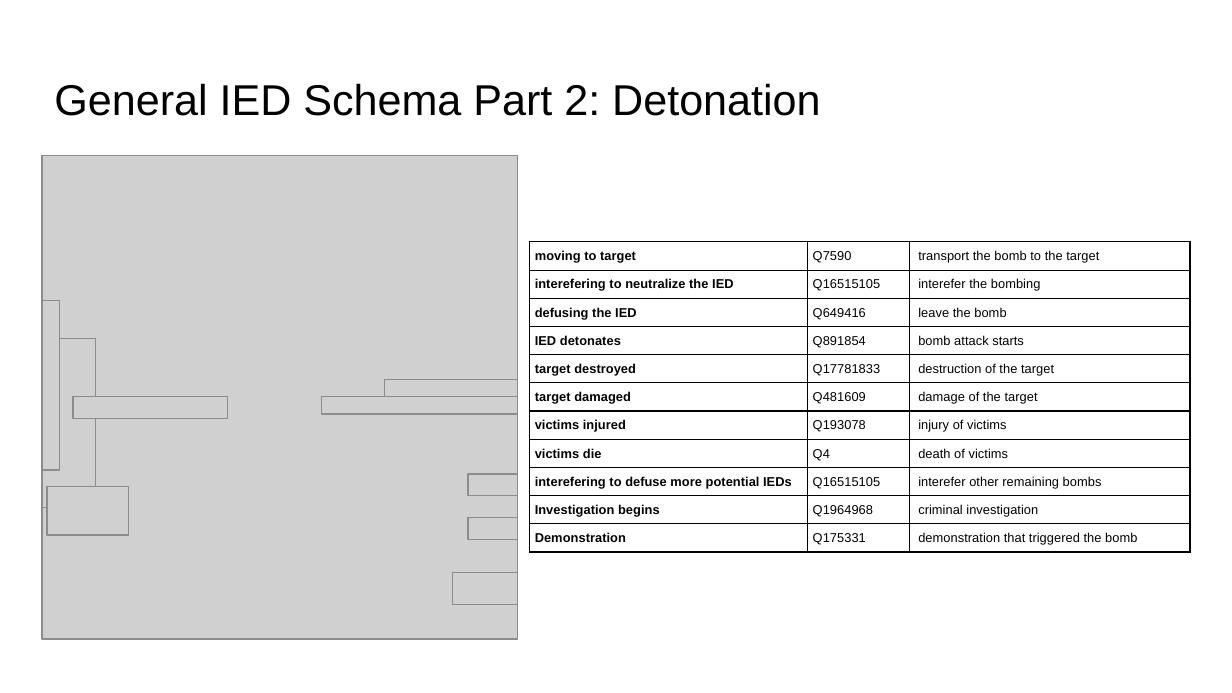
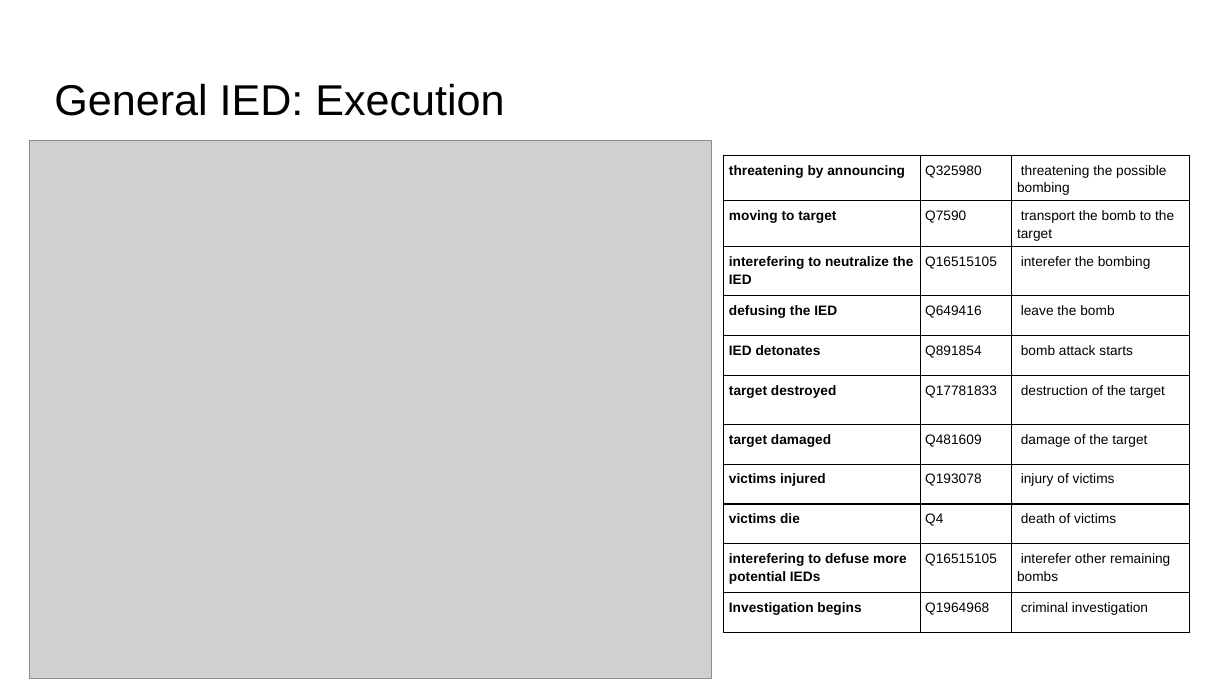
Before and after one commit to RESIN-KAIROS/schemalib, a slide deck: slide 3 of hrf/ied.pptx (slide 7 before the commit). Drawn at 1232x693 pixels with LibreOffice and Linux fonts; fonts in the diff are those of the drawing; grey boxes stand for pictures. Boxes give left, top, right and bottom in pixels: in the first picture for what was removed or moved away, otherwise in the second. Text is boxed around its words. In the diff, an @@ line names an element or a change of style, - is before the commit and + after.

Commit message:
update general IED

```diff
--- a/hrf/ied.pptx
+++ b/hrf/ied.pptx
@@ title at bbox=[54, 83, 504, 116]: text changed @@
-General IED Schema Part 2: Detonation
+General IED: Execution
@@ picture: place and size @@
-picture at bbox=[42, 155, 517, 639]
+picture at bbox=[30, 140, 711, 679]
@@ table at bbox=[724, 155, 1190, 634] @@
+row 1: threatening by announcing | Q325980 | threatening the possible bombing
-row 11: Demonstration | Q175331 | demonstration that triggered the bomb
@@ table: place and size @@
-table at bbox=[530, 241, 1191, 552]
+table at bbox=[724, 155, 1190, 634]
@@ picture removed at bbox=[42, 301, 59, 469] @@
@@ picture removed at bbox=[42, 339, 95, 508] @@
@@ picture removed at bbox=[384, 379, 517, 397] @@
@@ picture removed at bbox=[73, 397, 228, 419] @@
@@ picture removed at bbox=[322, 397, 517, 414] @@
@@ picture removed at bbox=[468, 474, 517, 496] @@
@@ picture removed at bbox=[47, 487, 128, 535] @@
@@ picture removed at bbox=[468, 517, 517, 540] @@
@@ picture removed at bbox=[452, 573, 517, 605] @@
```
Also in this commit, not shown: 3 other slides changed, 1 slide removed, 1 other file.
